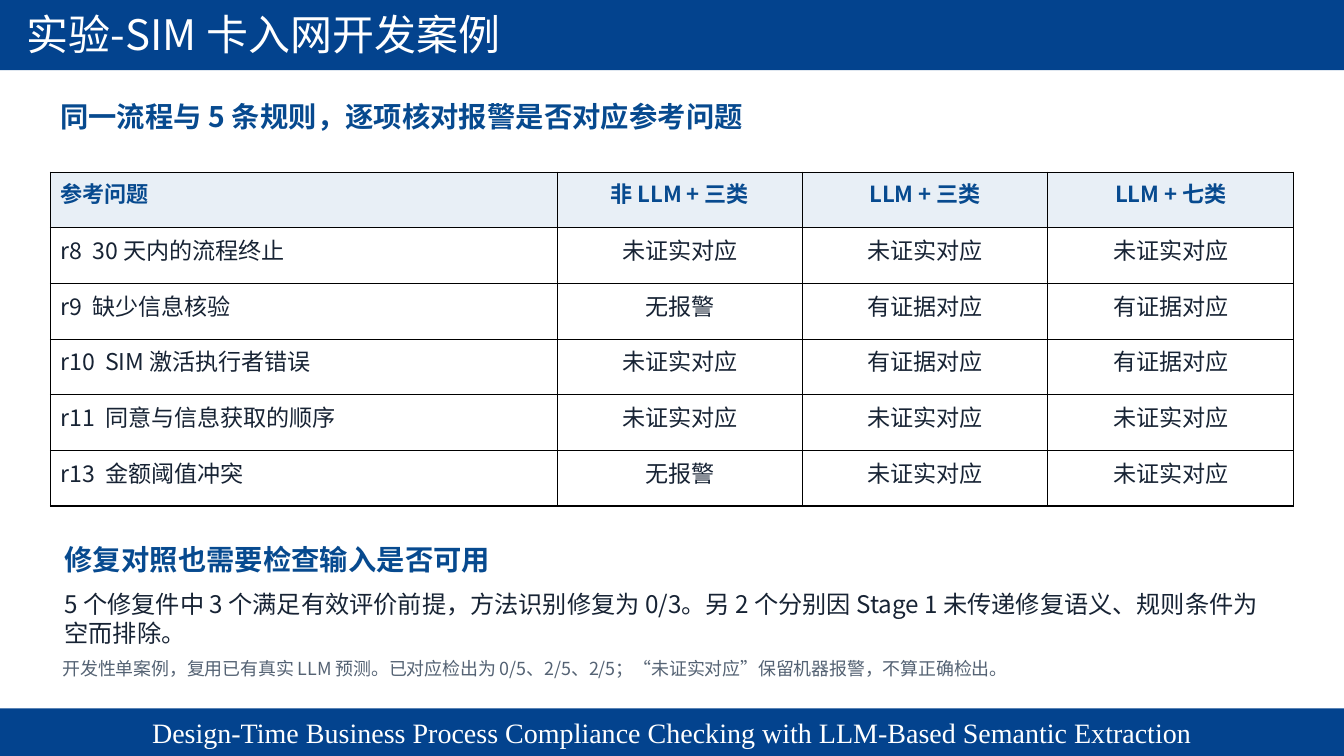
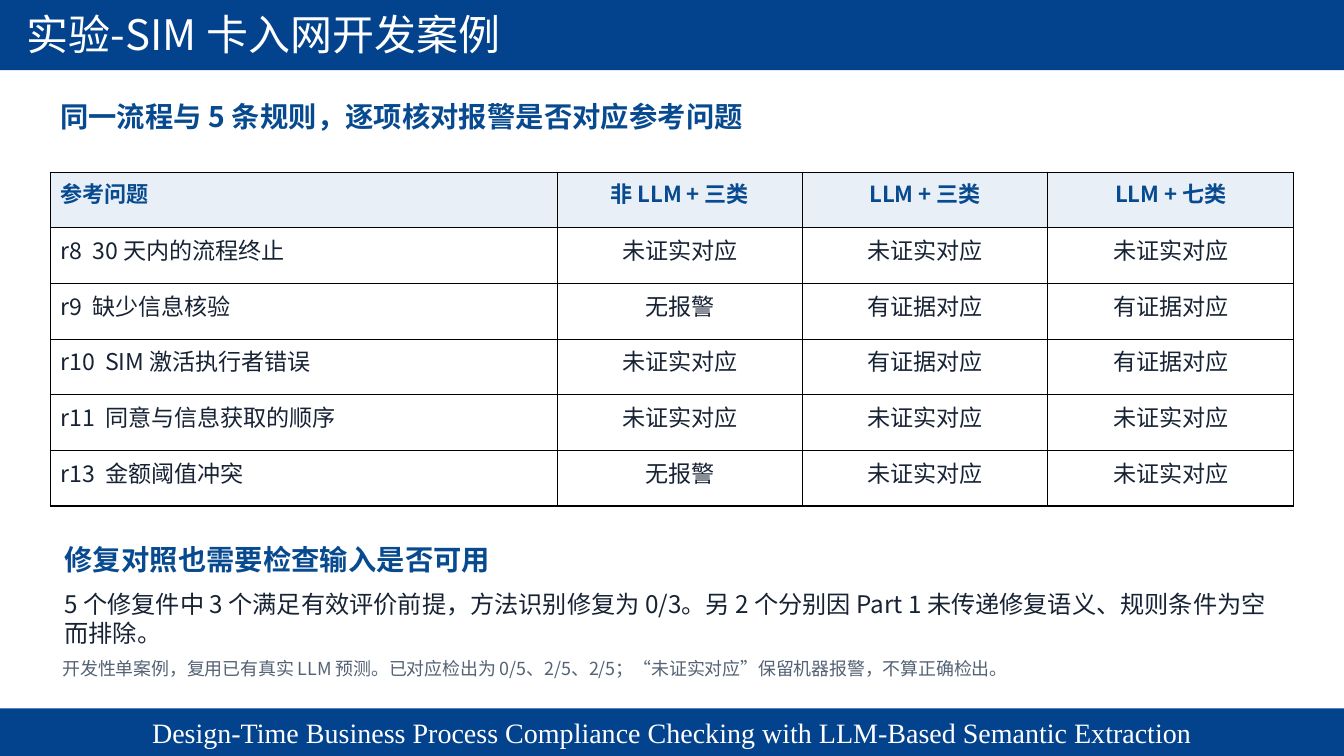
Before and after one commit to chaos-66/LLM4BPC, a slide deck: slide 27 of formal_experiment/paper/presentations/LLM4BPC_Semantic_Extraction_Revised.pptx. Drawn at 1344x756 pixels with LibreOffice and Linux fonts; fonts in the diff are those of the drawing; background and template pictures are left out. Boxes give left, top, right and bottom in pixels: in the first picture for what was removed or moved away, otherwise in the second. Text is boxed around its words. In the diff, an @@ line names an element or a change of style, - is before the commit and + after.

Commit message:
PW3/PW5 checkpoint: unify Part names and verify parallel inputs

```diff
--- a/formal_experiment/paper/presentations/LLM4BPC_Semantic_Extraction_Revised.pptx
+++ b/formal_experiment/paper/presentations/LLM4BPC_Semantic_Extraction_Revised.pptx
@@ text at [64, 592, 1266, 644]: text changed @@
-5 个修复件中 3 个满足有效评价前提，方法识别修复为 0/3。另 2 个分别因 Stage 1 未传递修复语义、规则条件为空而排除。
+5 个修复件中 3 个满足有效评价前提，方法识别修复为 0/3。另 2 个分别因 Part 1 未传递修复语义、规则条件为空而排除。
```
Also in this commit, not shown: 19 other slides changed, 53 other files.
